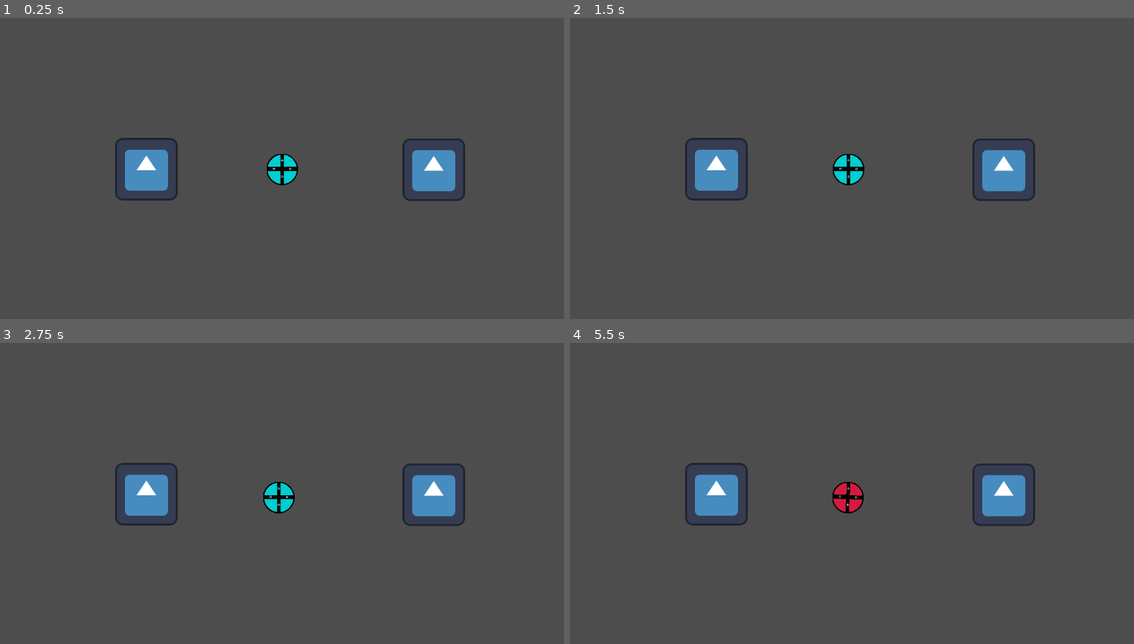
Above: before the commit, frames 1-4 (two rows, left to right).
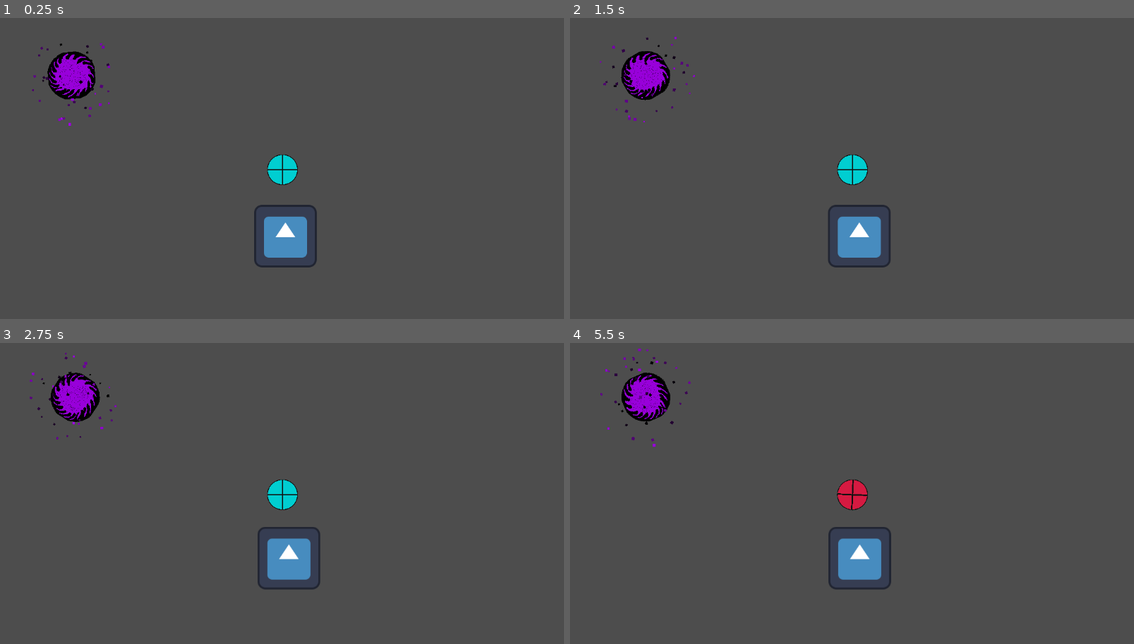
Above: after the commit, the same moments.

Repository: AkspertLemon/youAreAWeapon
Game: Godot game, scene res://Scenes/node_2d.tscn
Two runs of this game, one before a commit and one after it. Both use one fixed random seed, a clock stepped at 60 frames per second and the inputs below. The engine's default icon, where the game draws it, is replaced by a stand-in: a white triangle on a blue panel in a dark square.
Inputs:
- Up to frame 1 (0.25 s): no input
- Up to frame 2 (1.5 s): tap A (move_a) at 0.6 s; tap D (move_d) at 1.35 s
- Up to frame 3 (2.75 s): tap S (move_s) at 2.1 s
- Up to frame 4 (5.5 s): tap one key every 0.75 s from 2.85 s: W (move_w) E (rot_e) Q (rot_q) A (move_a)

The runs differ from the first frame. In frame 1, 5.4% of the frame differs, in the area x 5-83%, y 8-83%; in frame 2, 5.6%; in frame 3, 5.6%; in frame 4, 5.7%, in the area x 5-83%, y 1-82%.

Commit message:
Added visuals for level endpoint
Drew the hole, tried particle system very cool

Diff:
--- a/Player/bomb_player.tscn
+++ b/Player/bomb_player.tscn
@@ -1,32 +1,40 @@
-[gd_scene load_steps=7 format=3 uid="uid://1045u2o5op2"]
+[gd_scene load_steps=10 format=3 uid="uid://1045u2o5op2"]
 
 [ext_resource type="Script" path="res://Scripts/bombPlayer.gd" id="1_4ce6x"]
-[ext_resource type="Texture2D" uid="uid://f6a0pq8mgmpf" path="res://Player/Bomb_Player.png" id="2_hrqqg"]
 [ext_resource type="AudioStream" uid="uid://c5kk1hq4gvsfy" path="res://Assets/Sounds/Clock_ticking.mp3" id="3_e4krs"]
 [ext_resource type="AudioStream" uid="uid://c00pfvhx71n13" path="res://Assets/Sounds/bombImpact.mp3" id="4_quxxm"]
+
+[sub_resource type="SphereMesh" id="SphereMesh_hqlx5"]
 
 [sub_resource type="SphereMesh" id="SphereMesh_bl572"]
 
 [sub_resource type="CircleShape2D" id="CircleShape2D_wrhp8"]
 radius = 10.668
 
+[sub_resource type="StandardMaterial3D" id="StandardMaterial3D_kpp5e"]
+
+[sub_resource type="BoxMesh" id="BoxMesh_x45kf"]
+material = SubResource("StandardMaterial3D_kpp5e")
+
+[sub_resource type="BoxMesh" id="BoxMesh_yd78h"]
+
 [node name="BombPlayer" type="RigidBody2D"]
 script = ExtResource("1_4ce6x")
 projec_num = 4
 
+[node name="BlackCircle" type="MeshInstance2D" parent="."]
+modulate = Color(0.0666667, 0.0666667, 0.0666667, 1)
+rotation = 1.5708
+scale = Vector2(63, 63)
+mesh = SubResource("SphereMesh_hqlx5")
+
 [node name="MeshInstance2D" type="MeshInstance2D" parent="."]
 modulate = Color(0, 0.807843, 0.819608, 1)
-position = Vector2(-9.53674e-07, -0.5)
-scale = Vector2(63.0968, 62.327)
+scale = Vector2(60, 60)
 mesh = SubResource("SphereMesh_bl572")
 
-[node name="Sprite2D" type="Sprite2D" parent="."]
-texture_filter = 1
-scale = Vector2(0.5, 0.5)
-texture = ExtResource("2_hrqqg")
-
 [node name="CollisionShape2D" type="CollisionShape2D" parent="."]
-position = Vector2(0, -0.5)
+visible = false
 scale = Vector2(3, 3)
 shape = SubResource("CircleShape2D_wrhp8")
 
@@ -36,8 +44,24 @@
 
 [node name="Clock_ticker" type="AudioStreamPlayer" parent="."]
 stream = ExtResource("3_e4krs")
+volume_db = -0.4
 
 [node name="Explode_snd" type="AudioStreamPlayer" parent="."]
 stream = ExtResource("4_quxxm")
+volume_db = -2.0
+
+[node name="Container" type="Node2D" parent="."]
+scale = Vector2(0.95, 0.95)
+
+[node name="Line1" type="MeshInstance2D" parent="Container"]
+modulate = Color(0.0666667, 0.0666667, 0.0666667, 1)
+scale = Vector2(64, 3)
+mesh = SubResource("BoxMesh_x45kf")
+
+[node name="Line2" type="MeshInstance2D" parent="Container"]
+modulate = Color(0.0666667, 0.0666667, 0.0666667, 1)
+rotation = 1.5708
+scale = Vector2(64, 3)
+mesh = SubResource("BoxMesh_yd78h")
 
 [connection signal="timeout" from="Timer" to="." method="explode_timeout"]
--- /dev/null
+++ b/Scenes/level_finish.tscn
@@ -0,0 +1,43 @@
+[gd_scene load_steps=6 format=3 uid="uid://bvwuk2wv4ig65"]
+
+[ext_resource type="Script" path="res://Scripts/level_finish.gd" id="1_ajm07"]
+[ext_resource type="Texture2D" uid="uid://b1u41ypofp08u" path="res://Assets/BlackHole.png" id="2_8ho54"]
+
+[sub_resource type="Curve" id="Curve_2s47o"]
+_data = [Vector2(0, 1), 0.0, -0.7, 0, 0, Vector2(1, 0.25), -0.7, 0.0, 0, 0]
+point_count = 2
+
+[sub_resource type="Gradient" id="Gradient_017ii"]
+offsets = PackedFloat32Array(0, 0.866667)
+colors = PackedColorArray(0.629817, 0.00299007, 0.903464, 1, 0, 0, 0, 1)
+
+[sub_resource type="CircleShape2D" id="CircleShape2D_tx865"]
+radius = 55.0
+
+[node name="Level_Finish" type="Area2D"]
+script = ExtResource("1_ajm07")
+
+[node name="Sprite2D" type="Sprite2D" parent="."]
+texture_filter = 1
+scale = Vector2(0.8, 0.8)
+texture = ExtResource("2_8ho54")
+
+[node name="OrbitalParticles" type="CPUParticles2D" parent="."]
+amount = 40
+emission_shape = 2
+emission_sphere_radius = 100.0
+gravity = Vector2(0, 0)
+angular_velocity_min = -50.0
+angular_velocity_max = 50.0
+orbit_velocity_min = 0.5
+orbit_velocity_max = 0.7
+orbit_velocity_curve = SubResource("Curve_2s47o")
+radial_accel_min = -150.0
+radial_accel_max = -150.0
+scale_amount_min = 3.0
+scale_amount_max = 6.0
+color_ramp = SubResource("Gradient_017ii")
+
+[node name="CollisionShape2D" type="CollisionShape2D" parent="."]
+scale = Vector2(0.7, 0.7)
+shape = SubResource("CircleShape2D_tx865")
--- a/Scenes/node_2d.tscn
+++ b/Scenes/node_2d.tscn
@@ -1,57 +1,27 @@
-[gd_scene load_steps=6 format=3 uid="uid://nxfve2m44s7n"]
+[gd_scene load_steps=5 format=3 uid="uid://nxfve2m44s7n"]
 
 [ext_resource type="Script" path="res://Scripts/LevelScript.gd" id="1_7ry5l"]
 [ext_resource type="PackedScene" uid="uid://1045u2o5op2" path="res://Player/bomb_player.tscn" id="1_dhv48"]
 [ext_resource type="Texture2D" uid="uid://c77ofpr6da8mh" path="res://icon.svg" id="3_j8mmp"]
-
-[sub_resource type="WorldBoundaryShape2D" id="WorldBoundaryShape2D_4pgs6"]
-
-[sub_resource type="CircleShape2D" id="CircleShape2D_f85v8"]
-radius = 60.9262
+[ext_resource type="PackedScene" uid="uid://bvwuk2wv4ig65" path="res://Scenes/level_finish.tscn" id="4_0hs4d"]
 
 [node name="main" type="Node2D"]
 script = ExtResource("1_7ry5l")
 
-[node name="Camera2D" type="Camera2D" parent="."]
+[node name="Sprite2D" type="Sprite2D" parent="."]
+position = Vector2(7, 137)
+texture = ExtResource("3_j8mmp")
 
-[node name="WorldBoundaries" type="StaticBody2D" parent="."]
-position = Vector2(0, 325)
+[node name="BombTimer" type="Timer" parent="."]
+wait_time = 4.0
 
-[node name="CollisionShape2D" type="CollisionShape2D" parent="WorldBoundaries"]
-shape = SubResource("WorldBoundaryShape2D_4pgs6")
-
-[node name="CollisionShape2D2" type="CollisionShape2D" parent="WorldBoundaries"]
-position = Vector2(-577, -325)
-rotation = 1.57079
-shape = SubResource("WorldBoundaryShape2D_4pgs6")
-
-[node name="CollisionShape2D3" type="CollisionShape2D" parent="WorldBoundaries"]
-position = Vector2(0, -648)
-rotation = 3.14159
-shape = SubResource("WorldBoundaryShape2D_4pgs6")
+[node name="Level_Finish" parent="." instance=ExtResource("4_0hs4d")]
+position = Vector2(-430, -192)
 
 [node name="BombPlayer" parent="." instance=ExtResource("1_dhv48")]
 position = Vector2(1, 1)
 
-[node name="BombTimer" type="Timer" parent="."]
-wait_time = 4.0
-
-[node name="Godot1" type="StaticBody2D" parent="."]
-position = Vector2(-277, 0)
-
-[node name="Sprite2D" type="Sprite2D" parent="Godot1"]
-texture = ExtResource("3_j8mmp")
-
-[node name="CollisionShape2D" type="CollisionShape2D" parent="Godot1"]
-shape = SubResource("CircleShape2D_f85v8")
-
-[node name="Godot2" type="StaticBody2D" parent="."]
-position = Vector2(310, 1)
-
-[node name="Sprite2D" type="Sprite2D" parent="Godot2"]
-texture = ExtResource("3_j8mmp")
-
-[node name="CollisionShape2D" type="CollisionShape2D" parent="Godot2"]
-shape = SubResource("CircleShape2D_f85v8")
+[node name="Camera2D" type="Camera2D" parent="BombPlayer"]
+position = Vector2(-1, -1)
 
 [connection signal="timeout" from="BombTimer" to="BombPlayer" method="_on_bomb_timer_timeout"]
--- /dev/null
+++ b/Scripts/level_finish.gd
@@ -0,0 +1,5 @@
+extends Area2D
+func _ready() -> void:
+	$OrbitalParticles.preprocess=true
+	var tween := create_tween().bind_node(self)
+	tween.tween_property($Sprite2D,"rotation",-360,1000)
--- a/Scripts/tri_projectile.gd
+++ b/Scripts/tri_projectile.gd
@@ -10,7 +10,7 @@
 	global_rotation=spawnRot
 	#$Sprite2D.rotation=spawnRot
 
-func _physics_process(delta: float) -> void:
+func _physics_process(_delta: float) -> void:
 	velocity=Vector2(0,-SPEED).rotated(dir)
 	move_and_slide()
 
Binary file added: Assets/BlackHole.png
Not shown, added: Assets/BlackHole.png.import
